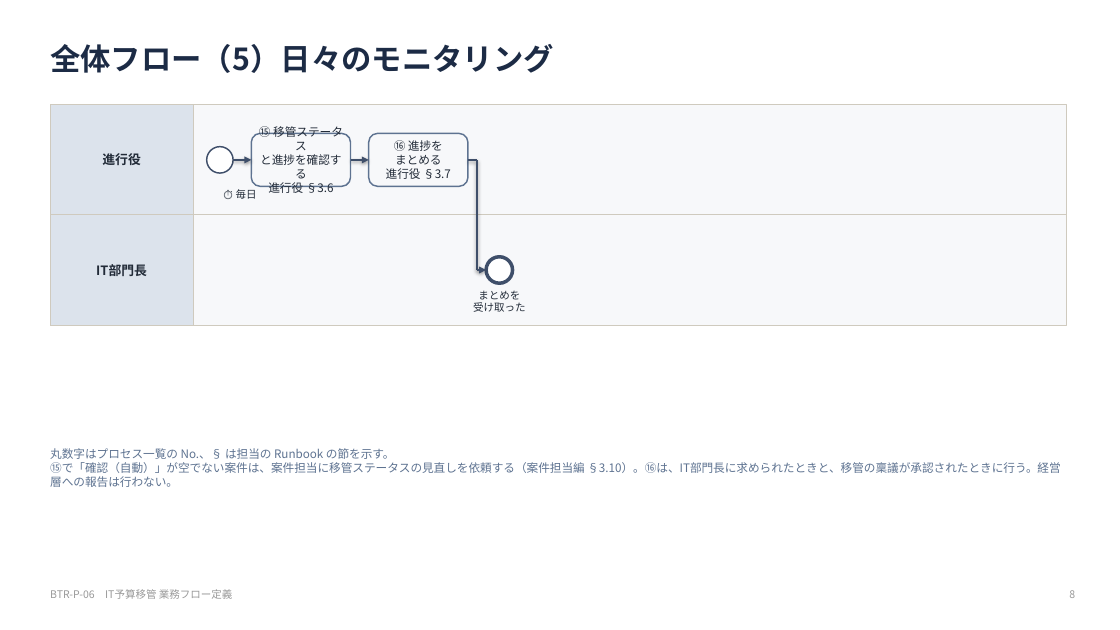
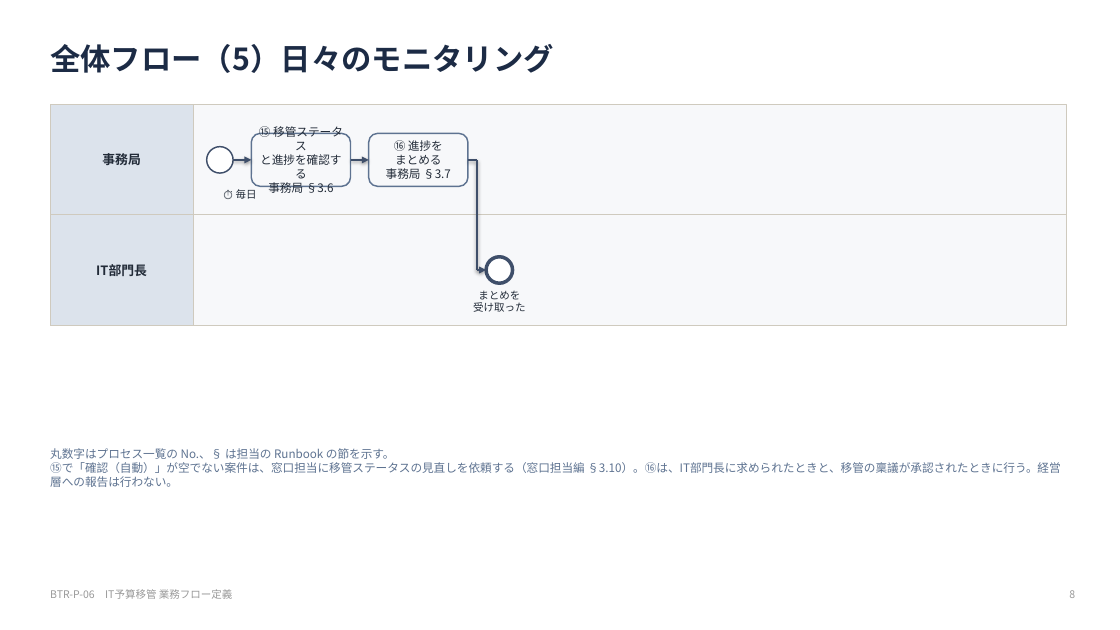
Before and after one commit to hiroyasu-komaki/temp, a slide deck: slide 8 of budget-transfer/process/06-process-definition.pptx. Drawn at 1120x630 pixels with LibreOffice and Linux fonts; fonts in the diff are those of the drawing. Boxes give left, top, right and bottom in pixels: in the first picture for what was removed or moved away, otherwise in the second. Text is boxed around its words. In the diff, an @@ line names an element or a change of style, - is before the commit and + after.

```diff
--- a/budget-transfer/process/06-process-definition.pptx
+++ b/budget-transfer/process/06-process-definition.pptx
@@ text in rectangle at bbox=[102, 153, 141, 165]: text changed @@
-進行役
+事務局
@@ text in rounded rectangle at bbox=[386, 168, 451, 179]: text changed @@
-進行役 §3.7
+事務局 §3.7
@@ text in rounded rectangle at bbox=[268, 182, 334, 193]: text changed @@
-進行役 §3.6
+事務局 §3.6
@@ text at bbox=[50, 462, 1060, 487]: text changed @@
-⑮で「確認（自動）」が空でない案件は、案件担当に移管ステータスの見直しを依頼する（案件担当編 §3.10）。⑯は、IT部門長に求められたときと、移管の稟議が承認されたときに行う。経営層への報告は行わない。
+⑮で「確認（自動）」が空でない案件は、窓口担当に移管ステータスの見直しを依頼する（窓口担当編 §3.10）。⑯は、IT部門長に求められたときと、移管の稟議が承認されたときに行う。経営層への報告は行わない。
```
Also in this commit, not shown: 13 other slides changed, 19 other files.
